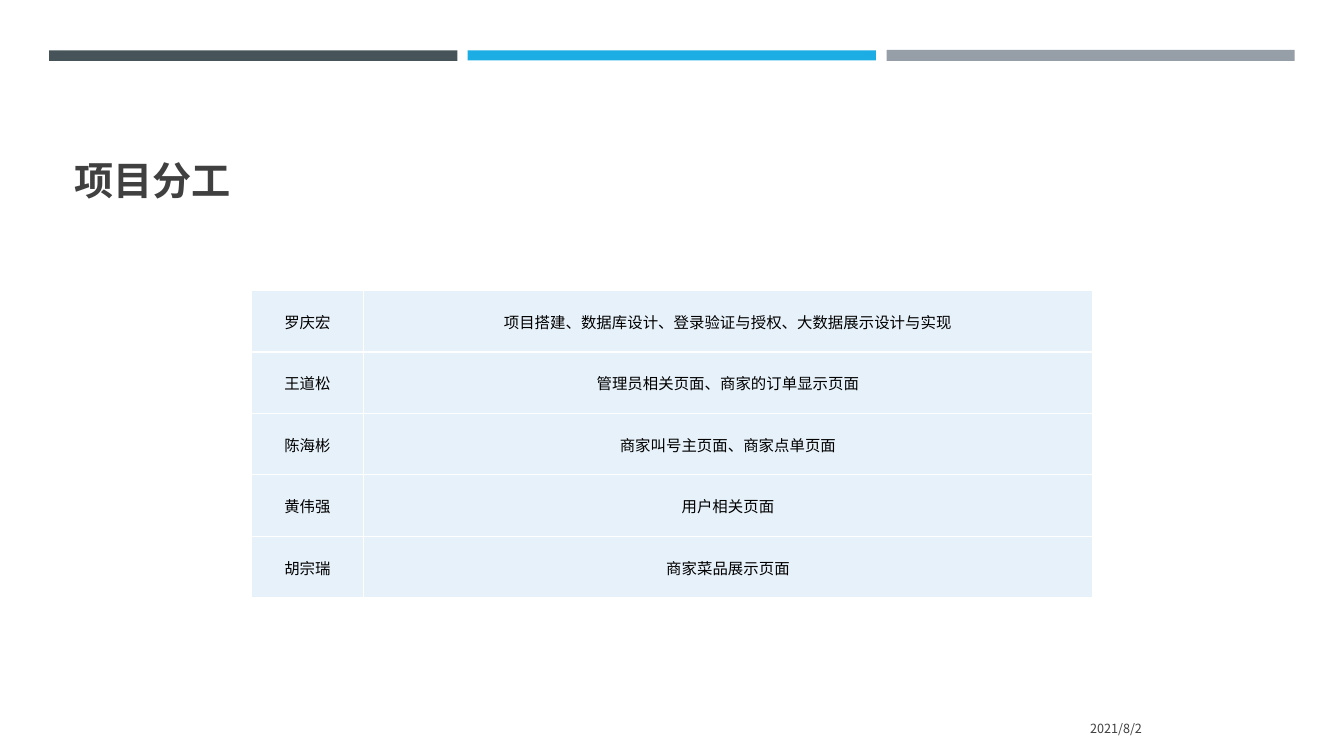
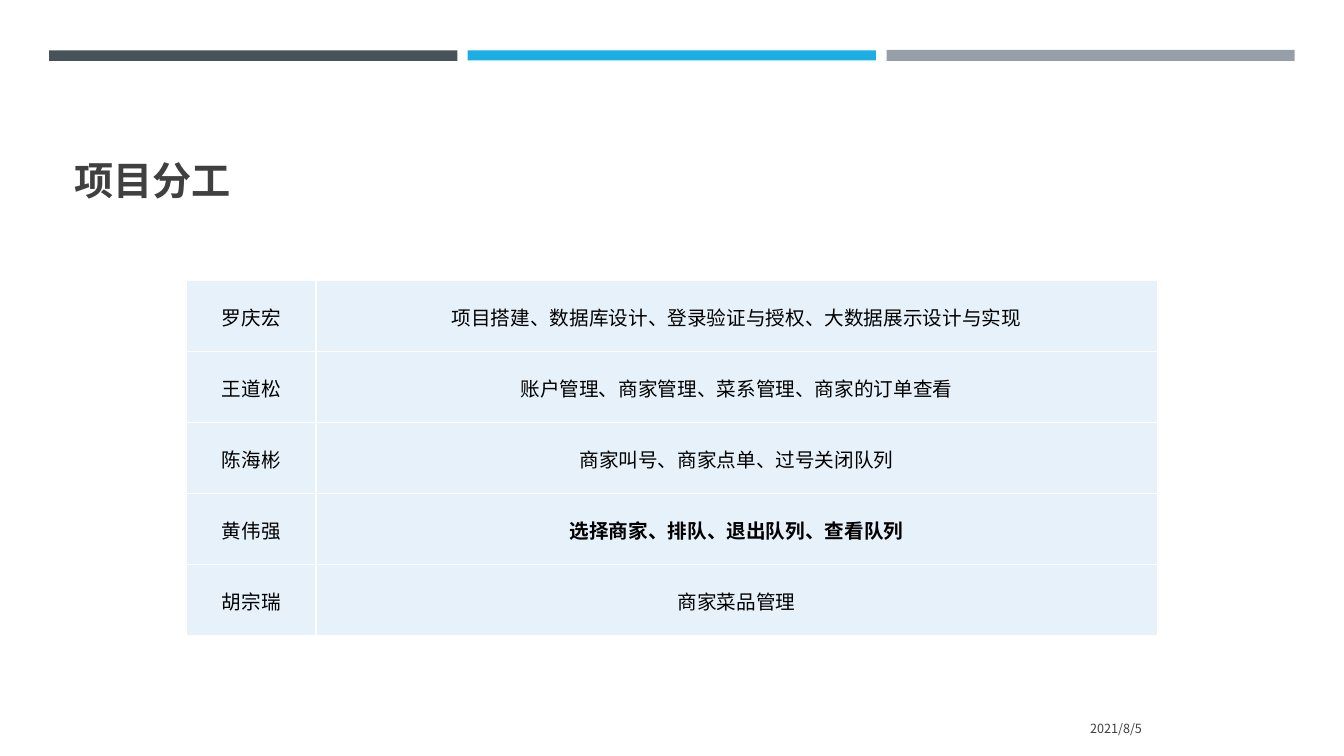
Before and after one commit to BlankAtom/real-time-order-queue-sys, a slide deck: slide 5 of docs/04 用户手册/即时排队系统.pptx (slide 8 before the commit). Drawn at 1344x756 pixels with LibreOffice and Linux fonts; fonts in the diff are those of the drawing. Boxes give left, top, right and bottom in pixels: in the first picture for what was removed or moved away, otherwise in the second. Text is boxed around its words. In the diff, an @@ line names an element or a change of style, - is before the commit and + after.

```diff
--- a/docs/04 用户手册/即时排队系统.pptx
+++ b/docs/04 用户手册/即时排队系统.pptx
@@ table at (187,281,1156,636) @@
-row 2, column 2: 管理员相关页面、商家的订单显示页面
+row 2, column 2: 账户管理、商家管理、菜系管理、商家的订单查看
-row 3, column 2: 商家叫号主页面、商家点单页面
+row 3, column 2: 商家叫号、商家点单、过号关闭队列
-row 4, column 2: 用户相关页面
+row 4, column 2: 选择商家、排队、退出队列、查看队列
-row 5, column 2: 商家菜品展示页面
+row 5, column 2: 商家菜品管理
@@ size 11 to 14 pt in "罗庆宏", "项目搭建、数据库设计、登录验证与授权、大数据展示设计与实现", "王道松", "陈海彬" and 2 more places @@
@@ table: place and size @@
-table at (251,290,1092,598)
+table at (187,281,1156,636)
@@ text at (1090,723,1142,736): text changed @@
-2021/8/2
+2021/8/5
```
Also in this commit, not shown: 15 other slides changed, 2 slides added, 33 other files.
